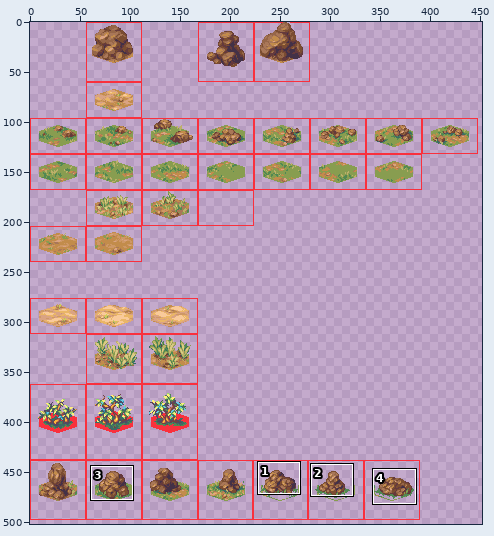
Sprite sheet -- public/assets/hex-tile-experiment-tiles.png. The first picture is a wide view before the edit; the outline marks the close-up.
Close-up. As it was:
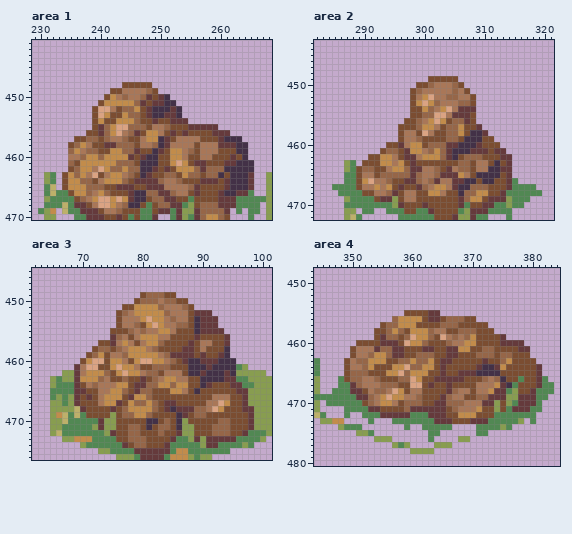
The file is 648x564 pixels. Shown: area 1: x 229..268, y 441..470; area 2: x 282..321, y 443..472; area 3: x 62..101, y 445..476; area 4: x 344..384, y 448..480. The wide view leaves out empty margins.
Once edited:
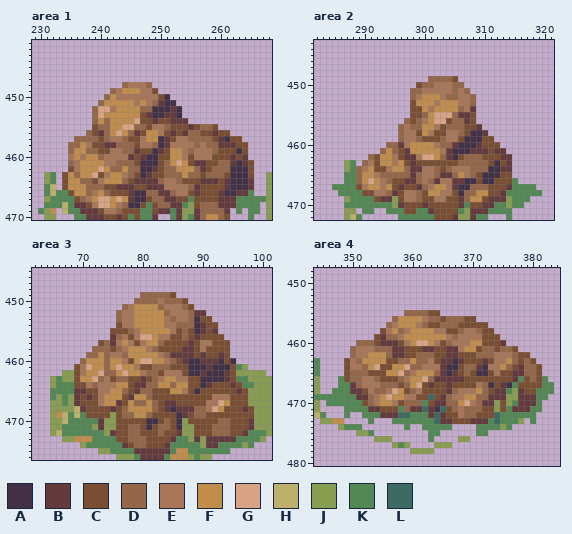
Palette (. is transparent): A #433147  B #653a3c  C #7b4d31  D #966648  E #a97758  F #c28c4b  G #daa383  H #bdb06a  J #889d50  K #518853  L #3e6a64
What changed:
Changed rows in their new state; - is an unchanged pixel.
Area 1:
first column x 235:
448 ---------DEEED-----------------
449 -------DEFFF-E-----------------
450 ------D--E--EEEC---------------
451 -----D-----EFED----------------
452 ----D---FFF-DD-----------------
453 ----D--FF-FF-------------------
454 ----D-DF---G-------------------
455 -----D--F-G----------CDDC------
456 ---D-----F----------DD---CC----
457 -DD-----------------DDDD---CC--
458 D--------------------D-DD---CC-
459 --F----EE------------E--D----C-
460 -FE---EEEE-----------E-------B-
461 -E----EE--------D--------DD--BC
462 -E--F-----------DD-----C--D---C
463 ---F--------------D------D----C
Area 2:
first column x 289:
449 ------------DDDD----------
450 -----------D-----D--------
451 ---------D--------D-------
452 ---------D--FF-----D------
453 -----------F-EFFFEED------
454 ------------EF-FFDE-------
455 ------------F--GD---------
456 --------D-----G-----------
457 -------DED-------D--------
458 -------D---F---EED--------
459 -------D------DEE---------
460 -----DD----FFE-D----------
461 ----DF-----FF-E-----------
462 --D--------GG-------------
463 -DE----------------DDD----
464 DEF------------D-EEDDD----
465 DFFE------------D--DC----C
466 D--F---------------------C
467 --F-----------------------
468 ----------D----E----------
469 ----------D--EE-----------
Area 3:
first column x 69:
449 -----------D---D--------------
450 ----------D------D------------
451 --------DE--------------------
452 -------DE----------D--.-------
453 -------D--F-F------D-CC.------
454 ----------FF-F-----D--CC------
455 -----------FFF----D---C-.-----
456 -----------GG-----D------.----
457 -----D-------------------C----
458 ---D---------------------C----
459 --D--D-------------------C----
460 -D-FFD-------------------C----
461 C--FFD--------------------C---
462 C---G-D-------------------C---
463 C--G---D------------------C---
464 C--------------------------C--
465 ----------------------------C-
466 ----------------------------C-
467 ----------------------------C-
468 -----------------------------C
469 -----------------------------C
Area 4:
first column x 350:
455 ---------DDDDCC-----------------
456 ------------EDD-----------------
457 -----.-E---ED-------------------
458 ----.-E--E---F-----EED----------
459 --------EFF--FFF---EEE---.------
460 -DDD-----E-GGFE----E-F----...---
461 D---D-------------E-F----DD-..--
462 D--F--------------------EEED----
463 --F----------E---AB-----EE-D-D--
464 ----G-------EEE-AA-DD--EE-D-BDDC
465 ----------E--FD-ABCDC--CE--BBDDC
466 ---------EF-GD--------CCCC-B--DC
467 ---------DF-----------DAC------C
468 ----------D---------EFDC----B-C-
469 -----------C-L-----FF-----------
470 ------------K-----FG-D----------
471 --------K---L-AL---DDD----------
472 --------LL----L---EDD---L-------
473 --------------L---------L-------
Boxes around the changes in both close-ups, in picture pixels (x1, y1, x2, y2):
changed: (68, 82, 164, 178)
changed: (164, 124, 254, 178)
changed: (356, 76, 512, 202)
changed: (74, 292, 254, 418)
changed: (350, 310, 542, 424)
